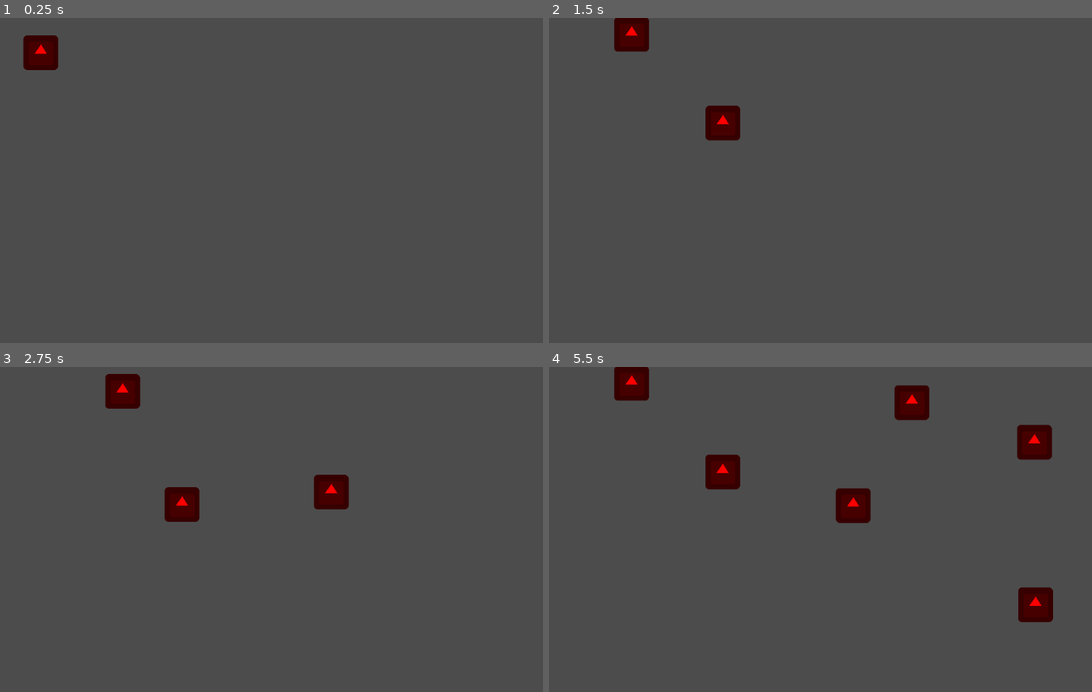
Above: before the commit, frames 1-4 (two rows, left to right).
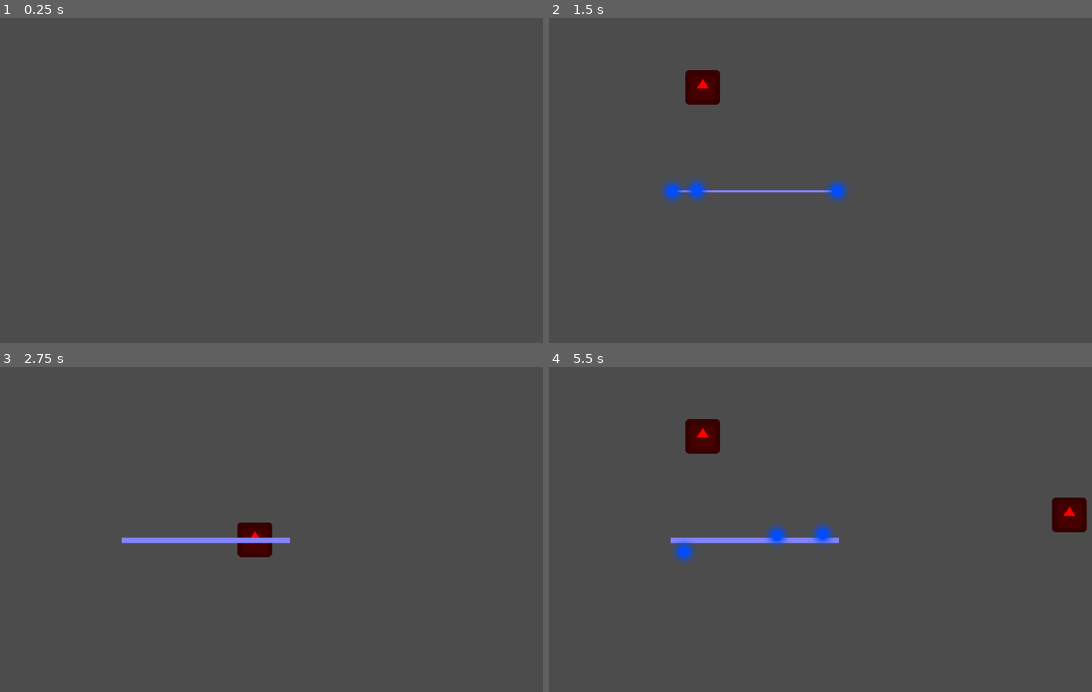
Above: after the commit, the same moments.

Repository: johnpeterprogramming/GmtkGameJam
Game: Godot game, scene res://Main.tscn
Same seed, same stepped clock (60 frames per second), same inputs: the game is played once before the commit and once after it. The engine's default icon, where the game draws it, is replaced by a stand-in: a white triangle on a blue panel in a dark square.
Inputs (mouse positions are in pixels of both pictures, inside the frame that each line leads up to):
- Up to frame 1 (0.25 s): no input
- Up to frame 2 (1.5 s): move the mouse to (950, 164) at 0.52 s; click (950, 164) at 0.67 s; move the mouse to (717, 196) at 1.27 s; click (717, 196) at 1.42 s
- Up to frame 3 (2.75 s): move the mouse to (331, 458) at 2.02 s; click (331, 458) at 2.17 s
- Up to frame 4 (5.5 s): move the mouse to (798, 594) at 2.77 s; click (798, 594) at 2.92 s; move the mouse to (994, 578) at 3.52 s; click (994, 578) at 3.67 s; move the mouse to (657, 480) at 4.27 s; click (657, 480) at 4.42 s; move the mouse to (853, 529) at 5.02 s; click (853, 529) at 5.17 s

The runs differ from the first frame. In frame 1, 0.7% of the frame differs, in the area x 4-11%, y 5-17%; in frame 2, 2.8%; in frame 3, 3.2%; in frame 4, 6.6%, in the area x 12-100%, y 0-79%.

Commit message:
added export var to enemy spawner

Diff:
--- a/EnemySpawner.gd
+++ b/EnemySpawner.gd
@@ -2,6 +2,10 @@
 
 onready var enemy = preload("res://Enemy.tscn")
 var spawns = globals.current_level * 5
+export var spawn_interval = 2
+
+func _ready():
+	$InnerSpawner.wait_time = spawn_interval
 
 func _on_InnerSpawner_timeout():
 	var enemy_instance = enemy.instance()
--- a/EnemySpawner.tscn
+++ b/EnemySpawner.tscn
@@ -4,6 +4,7 @@
 
 [node name="EnemySpawner" type="Node2D"]
 script = ExtResource( 1 )
+spawn_interval = 4
 
 [node name="InnerSpawner" type="Timer" parent="."]
 autostart = true
--- a/Main.tscn
+++ b/Main.tscn
@@ -1,7 +1,7 @@
 [gd_scene load_steps=3 format=2]
 
-[ext_resource path="res://Enemy.tscn" type="PackedScene" id=1]
 [ext_resource path="res://EnemySpawner.tscn" type="PackedScene" id=2]
+[ext_resource path="res://Laser.tscn" type="PackedScene" id=3]
 
 [node name="Main" type="Node2D"]
 
@@ -32,6 +32,7 @@
 position = Vector2( 128, 64 )
 
 [node name="EnemySpawner" parent="." instance=ExtResource( 2 )]
+position = Vector2( 64, 64 )
 
-[node name="Enemy" parent="EnemySpawner" instance=ExtResource( 1 )]
-position = Vector2( 0, 64 )
+[node name="Laser" parent="." instance=ExtResource( 3 )]
+position = Vector2( 224, 320 )
